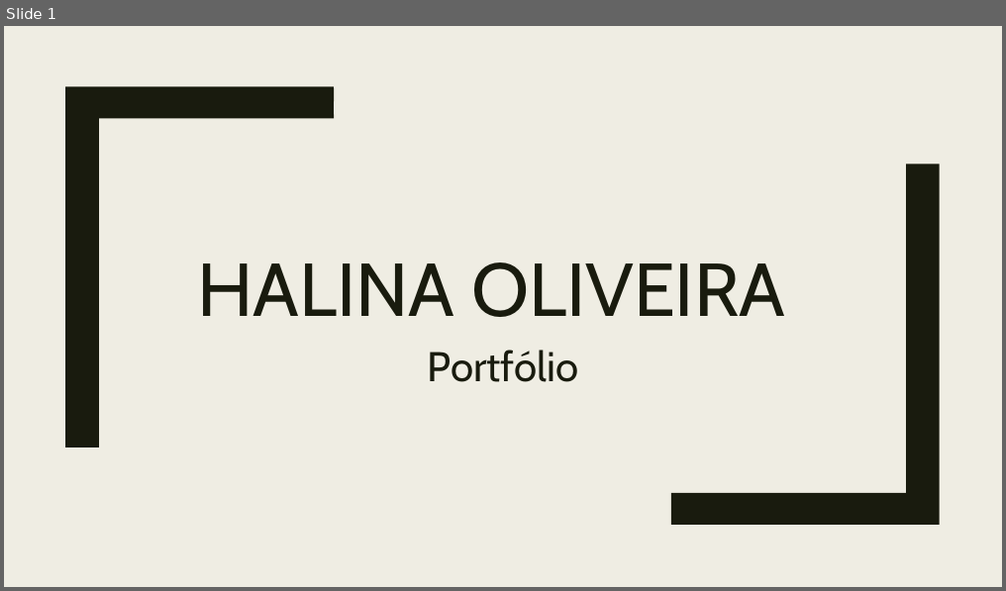
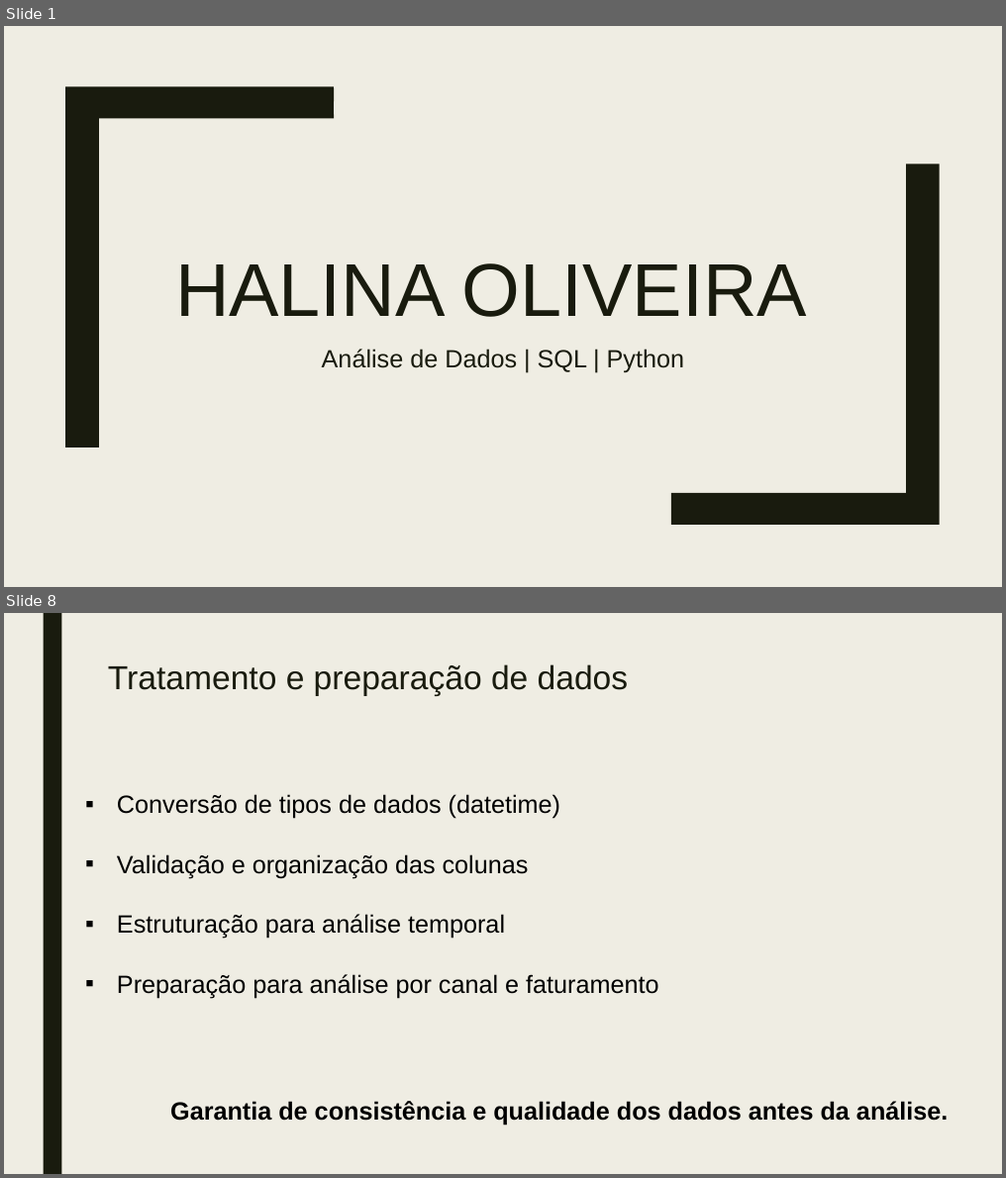
Before and after one commit to Halina23/Portfolio-Halina-Oliveira, a slide deck: Halina Oliveira.Portfolio.pptx. Shown one above the other, each under a label of ours: slide 1 before the commit, slides 1 and 8 after it; the slides between them are not shown. The pictures are 1006x591 and 1006x1178 pixels, drawn with LibreOffice and Linux fonts; fonts in the diff are those of the drawing. Boxes give left, top, right and bottom in pixels: in the first picture for what was removed or moved away, otherwise in the second. Text is boxed around its words. In the diff, an @@ line names an element or a change of style, - is before the commit and + after.

```diff
--- a/Halina Oliveira.Portfolio.pptx
+++ b/Halina Oliveira.Portfolio.pptx
@@ slide 8 added at (x1=4, y1=613, x2=1002, y2=1174), background #EFEDE3 @@
@@ rectangle added at (x1=43, y1=613, x2=61, y2=1174), fill #191B0E @@
@@ title added at (x1=108, y1=664, x2=629, y2=696), 32 pt, text #191B0E @@
+Tratamento e preparação de dados
@@ text added at (x1=117, y1=794, x2=658, y2=998), 24 pt, text #000000 @@
+▪ Conversão de tipos de dados (datetime)
+▪ Validação e organização das colunas
+▪ Estruturação para análise temporal
+▪ Preparação para análise por canal e faturamento
@@ text added at (x1=170, y1=1101, x2=947, y2=1126), 24 pt, text #000000, bold @@
+Garantia de consistência e qualidade dos dados antes da análise.
@@ slide 1 changed as well @@
@@ title "HALINA OLIVEIRA" at (x1=175, y1=264, x2=807, y2=317): font Cabin to Arial @@
@@ subtitle at (x1=322, y1=349, x2=684, y2=373): text changed; size 40 to 24 pt; font Cabin to Arial @@
-Portfólio
+Análise de Dados | SQL | Python
```
Also in this commit, not shown: 4 other slides changed, 8 other slides added, 7 slides removed.
